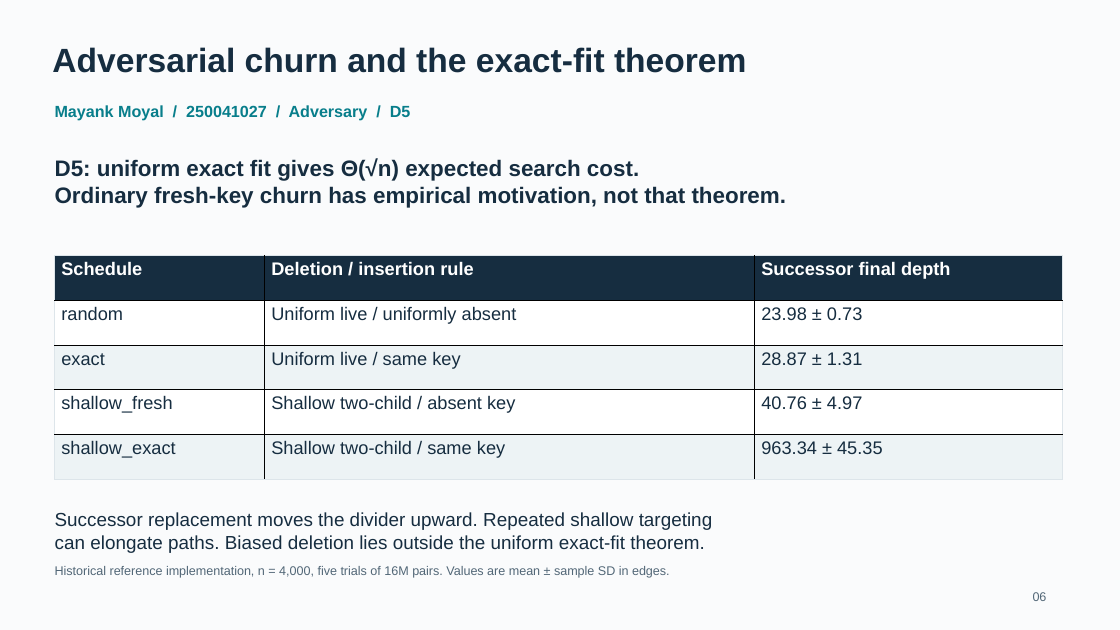
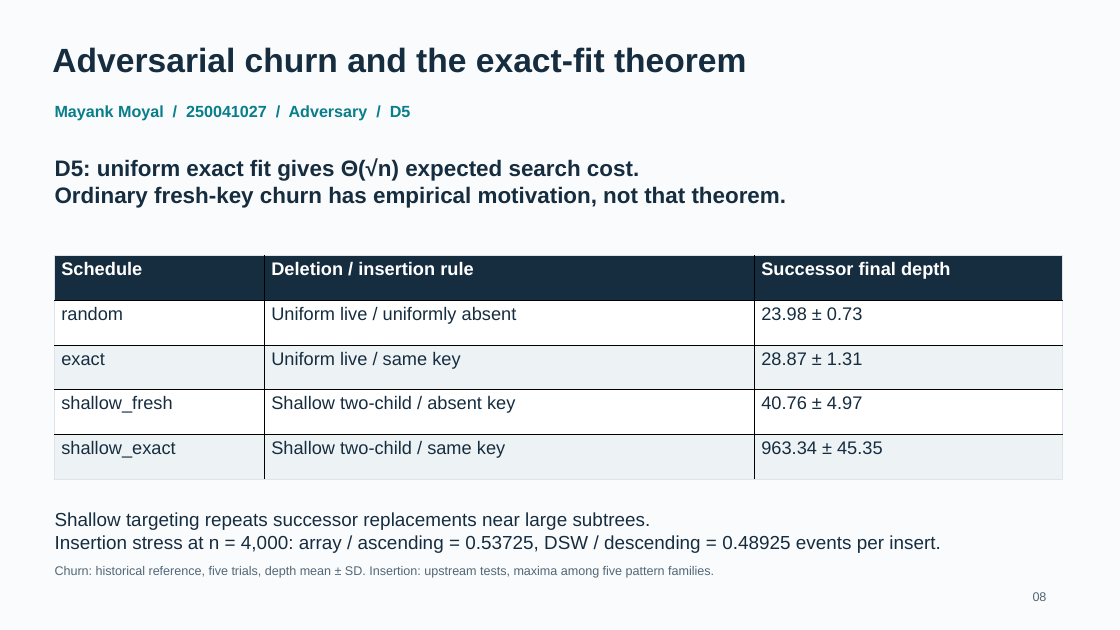
Before and after one commit to MayankMoyal/DSA-Project, a slide deck: slide 8 of docs/slides/slides.pptx (slide 6 before the commit). Drawn at 1120x630 pixels with LibreOffice and Linux fonts; fonts in the diff are those of the drawing. Boxes give left, top, right and bottom in pixels: in the first picture for what was removed or moved away, otherwise in the second. Text is boxed around its words. In the diff, an @@ line names an element or a change of style, - is before the commit and + after.

```diff
--- a/docs/slides/slides.pptx
+++ b/docs/slides/slides.pptx
@@ text at box(55, 512, 940, 553): text changed @@
-Successor replacement moves the divider upward. Repeated shallow targeting
-can elongate paths. Biased deletion lies outside the uniform exact-fit theorem.
+Shallow targeting repeats successor replacements near large subtrees.
+Insertion stress at n = 4,000: array / ascending = 0.53725, DSW / descending = 0.48925 events per insert.
@@ text at box(55, 566, 714, 578): text changed @@
-Historical reference implementation, n = 4,000, five trials of 16M pairs. Values are mean ± sample SD in edges.
+Churn: historical reference, five trials, depth mean ± SD. Insertion: upstream tests, maxima among five pattern families.
```
Also in this commit, not shown: 5 other slides changed, 3 slides added, 3 slides removed, 3 other files.
